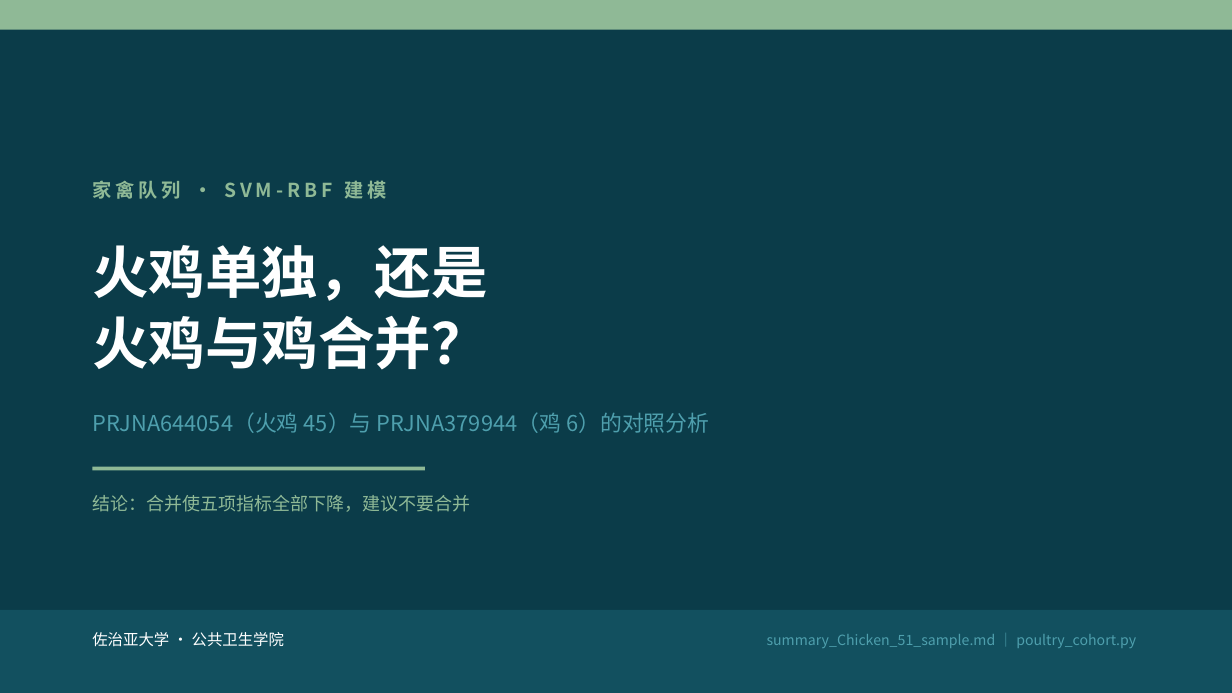
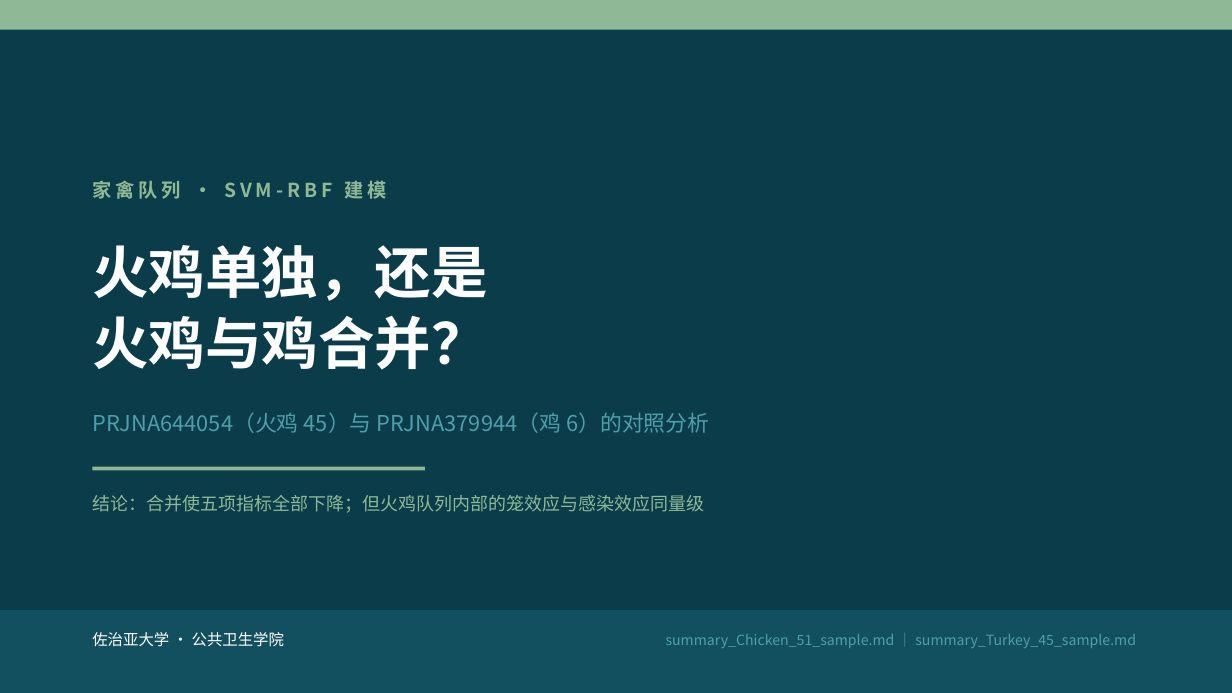
Before and after one commit to pengsihua2023/Christina-machine-learning-project, a slide deck: slide 1 of slides/Poultry_Cohort_Results_ZH.pptx. Drawn at 1232x693 pixels with LibreOffice and Linux fonts; fonts in the diff are those of the drawing. Boxes give left, top, right and bottom in pixels: in the first picture for what was removed or moved away, otherwise in the second. Text is boxed around its words. In the diff, an @@ line names an element or a change of style, - is before the commit and + after.

```diff
--- a/slides/Poultry_Cohort_Results_ZH.pptx
+++ b/slides/Poultry_Cohort_Results_ZH.pptx
@@ text at (x1=92, y1=495, x2=704, y2=513): text changed @@
-结论：合并使五项指标全部下降，建议不要合并
+结论：合并使五项指标全部下降；但火鸡队列内部的笼效应与感染效应同量级
@@ text at (x1=666, y1=634, x2=1136, y2=648): text changed @@
-summary_Chicken_51_sample.md ｜ poultry_cohort.py
+summary_Chicken_51_sample.md ｜ summary_Turkey_45_sample.md
```
Also in this commit, not shown: 4 other slides changed, 4 slides added, 2 other files.
